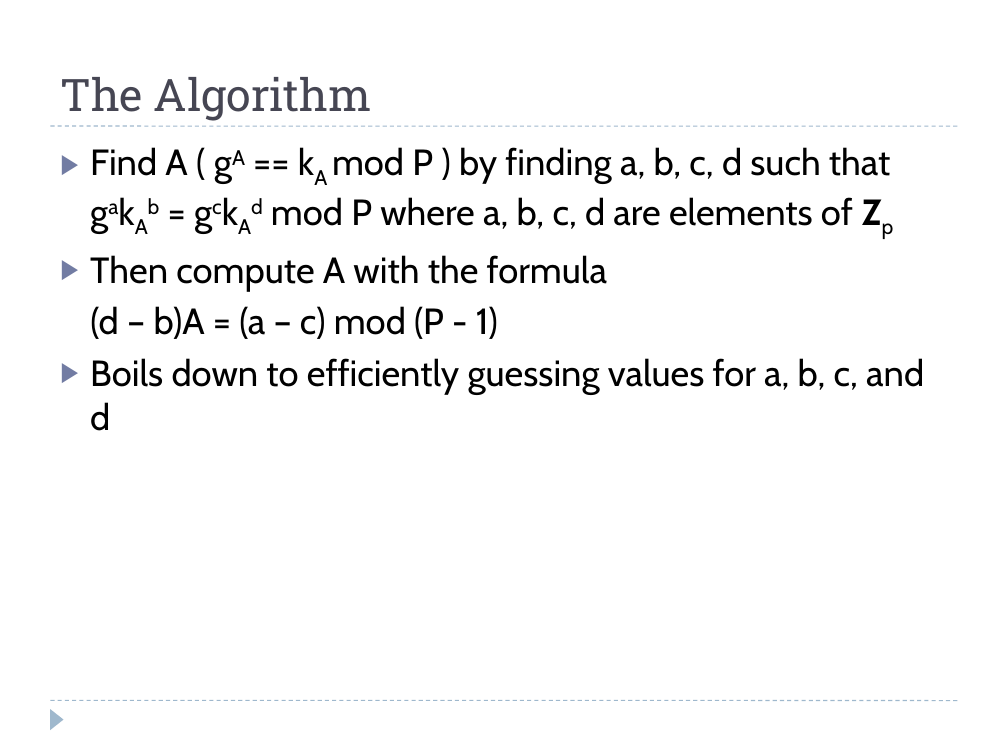
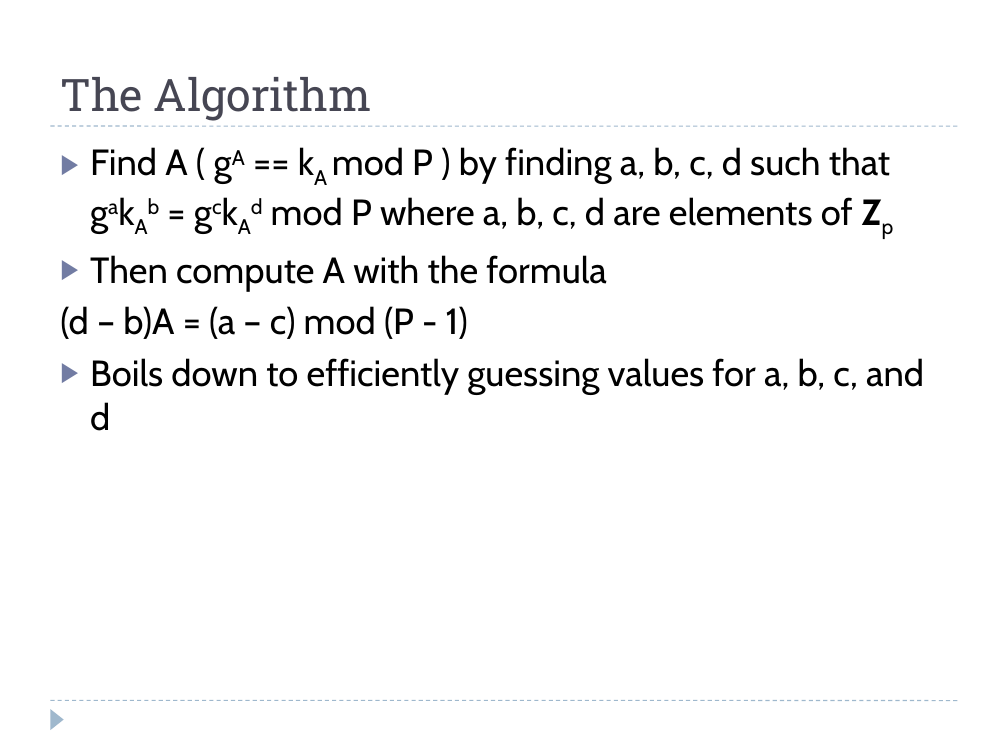
Before and after one commit to clholgat/MA437-RSA, a slide deck: slide 12 of RSAandPollardRho.ppt (slide 11 before the commit). Drawn at 1008x756 pixels with LibreOffice and Linux fonts; fonts in the diff are those of the drawing. Boxes give left, top, right and bottom in pixels: in the first picture for what was removed or moved away, otherwise in the second. Text is boxed around its words. In the diff, an @@ line names an element or a change of style, - is before the commit and + after.

```diff
--- a/RSAandPollardRho.ppt
+++ b/RSAandPollardRho.ppt
@@ text "Find A ( gA == ..." at [60,147,924,431]: list level 2 to 1 in "(d – b)A = (a ..." @@
```
Also in this commit, not shown: 1 slide added.
